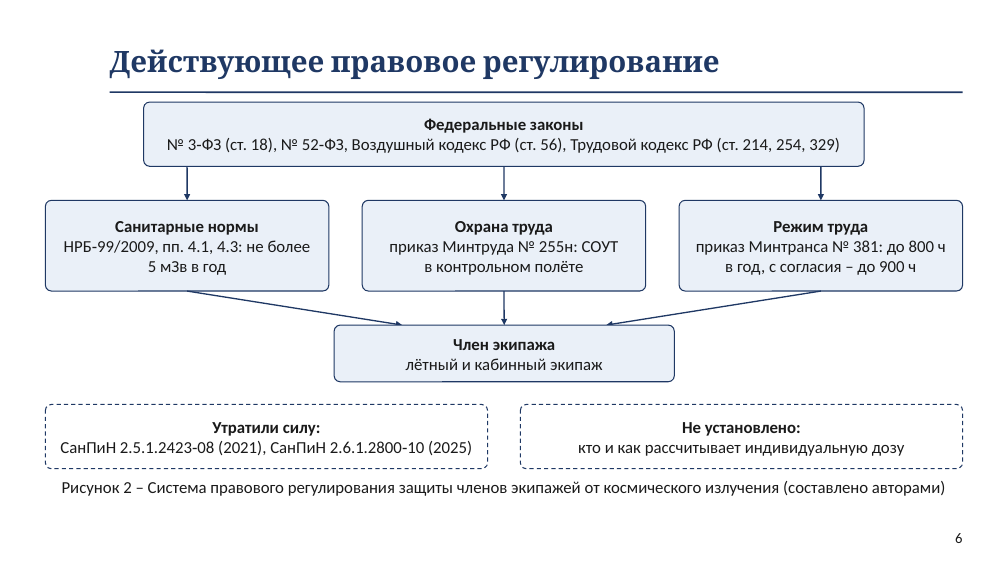
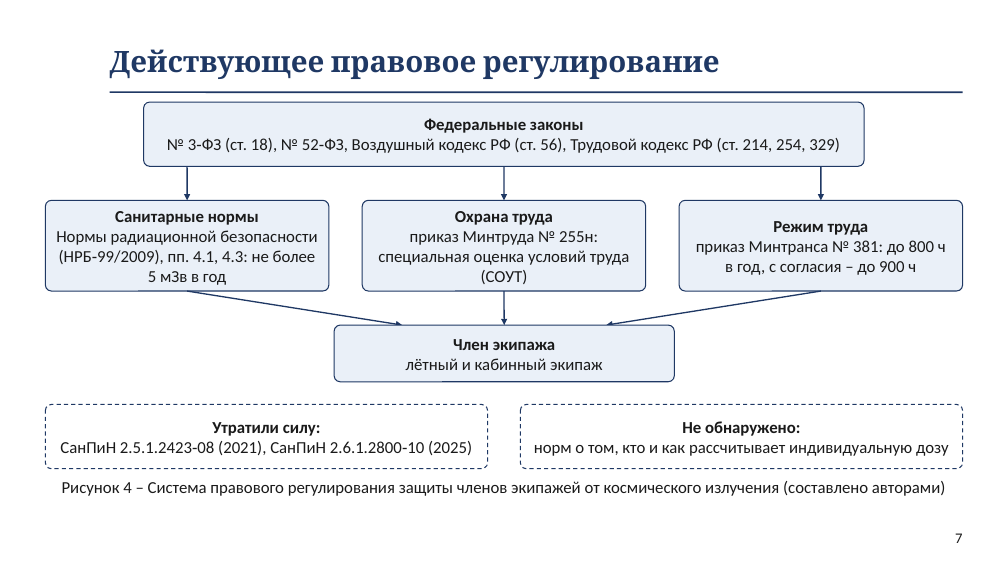
Before and after one commit to fintipluh1/rexy, a slide deck: slide 7 of Доклад_красивый.pptx (slide 6 before the commit). Drawn at 1008x567 pixels with LibreOffice and Linux fonts; fonts in the diff are those of the drawing; background and template pictures are left out. Boxes give left, top, right and bottom in pixels: in the first picture for what was removed or moved away, otherwise in the second. Text is boxed around its words. In the diff, an @@ line names an element or a change of style, - is before the commit and + after.

```diff
--- a/Доклад_красивый.pptx
+++ b/Доклад_красивый.pptx
@@ text at (56, 230, 317, 285): text changed @@
-НРБ‑99/2009, пп. 4.1, 4.3: не более 5 мЗв в год
+Нормы радиационной безопасности (НРБ‑99/2009), пп. 4.1, 4.3: не более 5 мЗв в год
@@ text at (378, 231, 629, 284): text changed @@
-приказ Минтруда № 255н: СОУТ в контрольном полёте
+приказ Минтруда № 255н: специальная оценка условий труда (СОУТ)
@@ text at (534, 421, 949, 456): text changed @@
-Не установлено:
-кто и как рассчитывает индивидуальную дозу
+Не обнаружено:
+норм о том, кто и как рассчитывает индивидуальную дозу
@@ text at (62, 481, 945, 496): text changed @@
-Рисунок 2 – Система правового регулирования защиты членов экипажей от космического излучения (составлено авторами)
+Рисунок 4 – Система правового регулирования защиты членов экипажей от космического излучения (составлено авторами)
@@ page number at (955, 533, 962, 543): text changed @@
-6
+7
```
Also in this commit, not shown: 11 other slides changed, 4 slides added, 1 slide removed, 3 other files.
